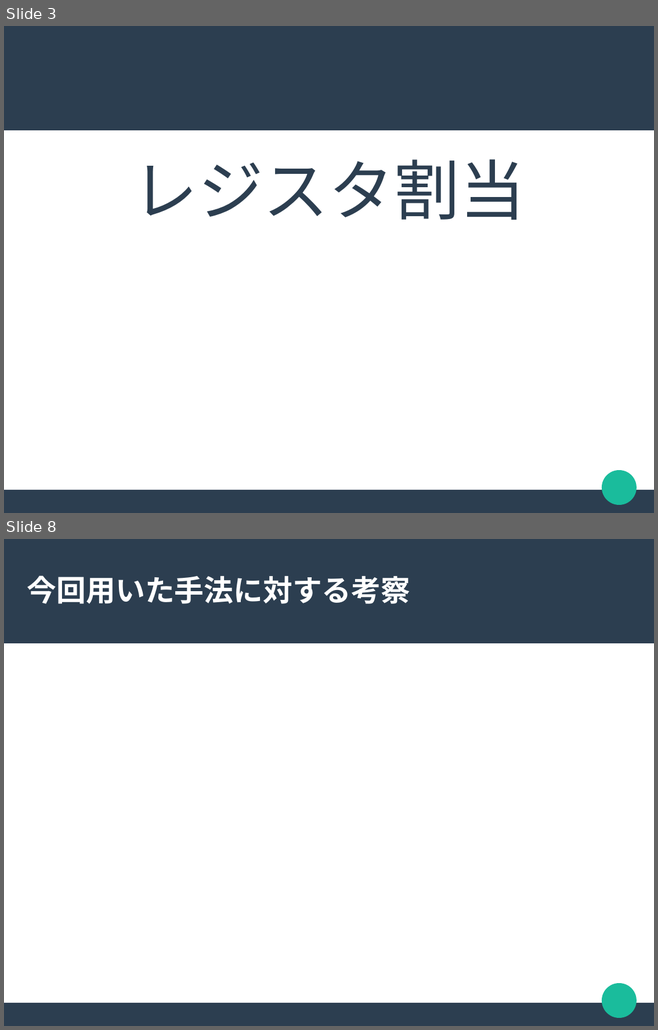
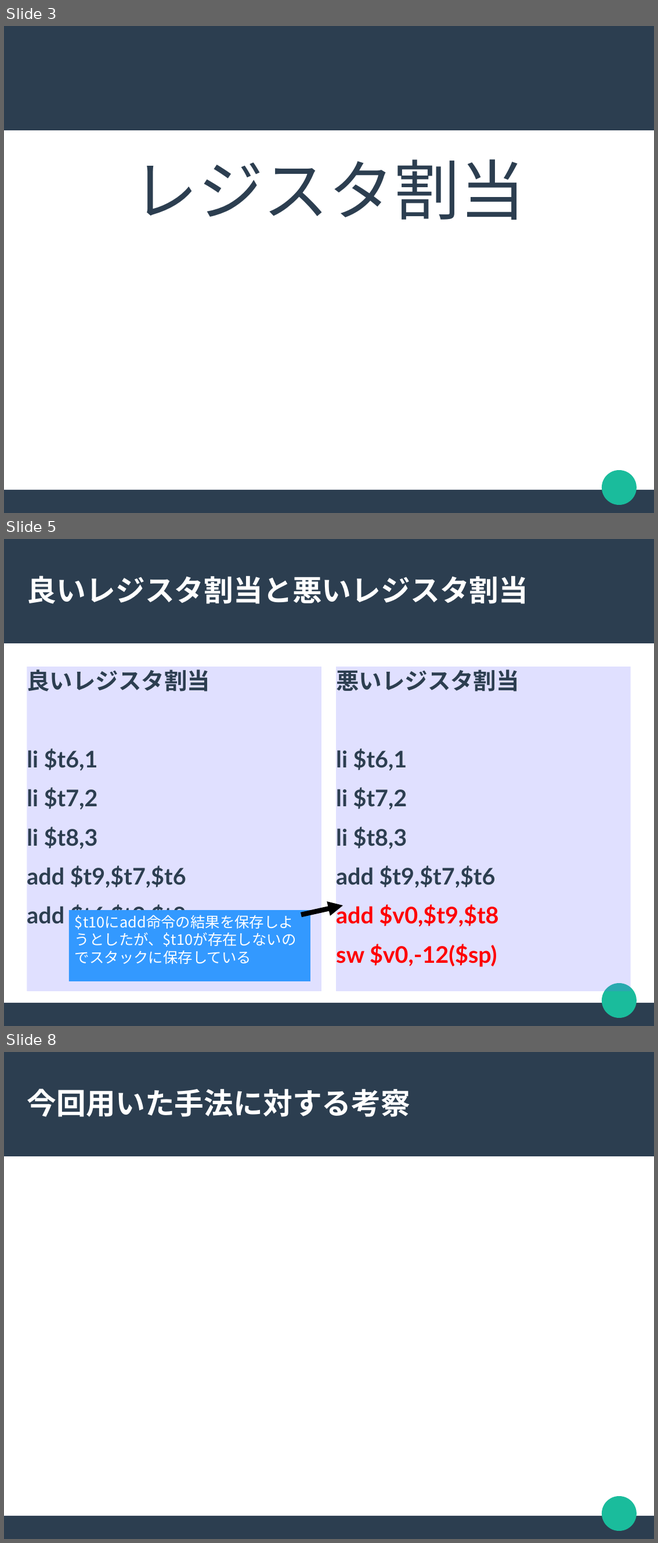
Before and after one commit to akawashiro/hml, a slide deck: hml.odp. Shown one above the other, each under a label of ours: slides 3 and 8 before the commit, slides 3, 5 and 8 after it; the slides between them are not shown. The pictures are 658x1030 and 658x1543 pixels, drawn with LibreOffice and Linux fonts; fonts in the diff are those of the drawing. Boxes give left, top, right and bottom in pixels: in the first picture for what was removed or moved away, otherwise in the second. Text is boxed around its words. In the diff, an @@ line names an element or a change of style, - is before the commit and + after.

```diff
--- a/hml.odp
+++ b/hml.odp
@@ slide 5 added at [4,539,654,1026], background #FFFFFF; not listed: 3 template elements that a slide beside it also shows @@
@@ title added at [27,576,528,604], 36 pt, text #FFFFFF, bold @@
+良いレジスタ割当と悪いレジスタ割当
@@ text added at [27,667,321,992], fill #6666FF at 20% opacity, 28 pt, text #2C3E50, bold @@
+良いレジスタ割当
+li $t6,1
+li $t7,2
+li $t8,3
+add $t9,$t7,$t6
+add $t6,$t9,$t8
@@ text added at [336,667,630,992], fill #6666FF at 20% opacity, 28 pt, text #2C3E50, bold @@
+悪いレジスタ割当
+li $t6,1
+li $t7,2
+li $t8,3
+add $t9,$t7,$t6
+add $v0,$t9,$t8
+sw $v0,-12($sp)
@@ rectangle added at [69,910,310,982], fill #3399FF, 18 pt, text #FFFFFF @@
+$t10にadd命令の結果を保存しようとしたが、$t10が存在しないのでスタックに保存している
@@ arrow added from (301, 915) to (343, 906), #000000 6.01 pt @@
```
Also in this commit, not shown: 3 slides changed, 1 other slide added, 2 slides removed.
